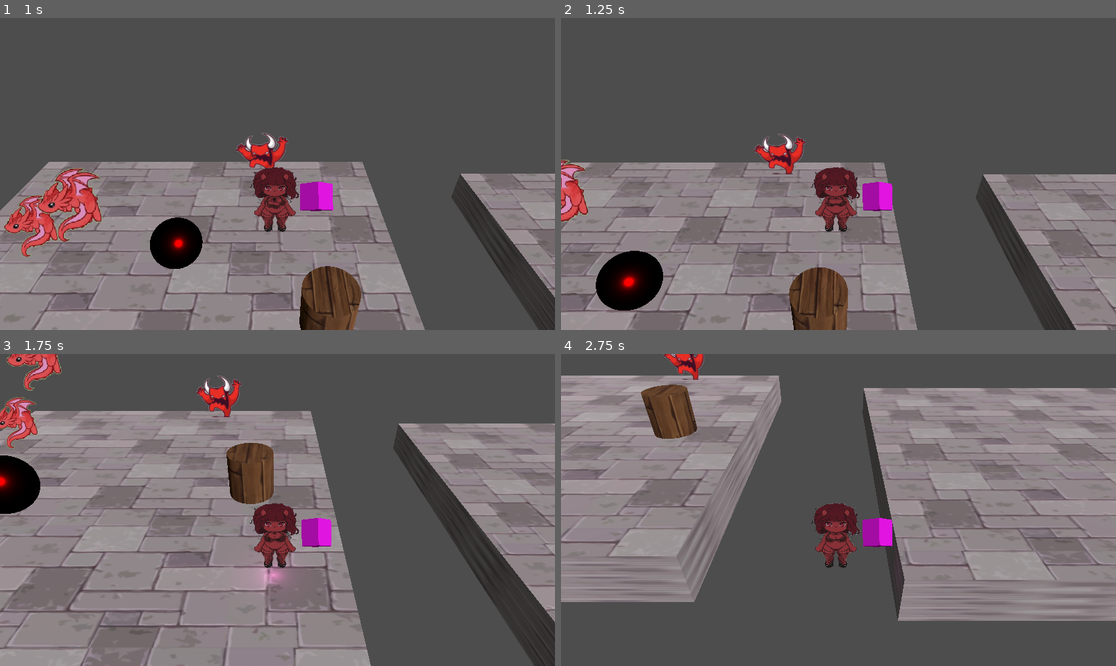
Above: before the commit, frames 1-4 (two rows, left to right).
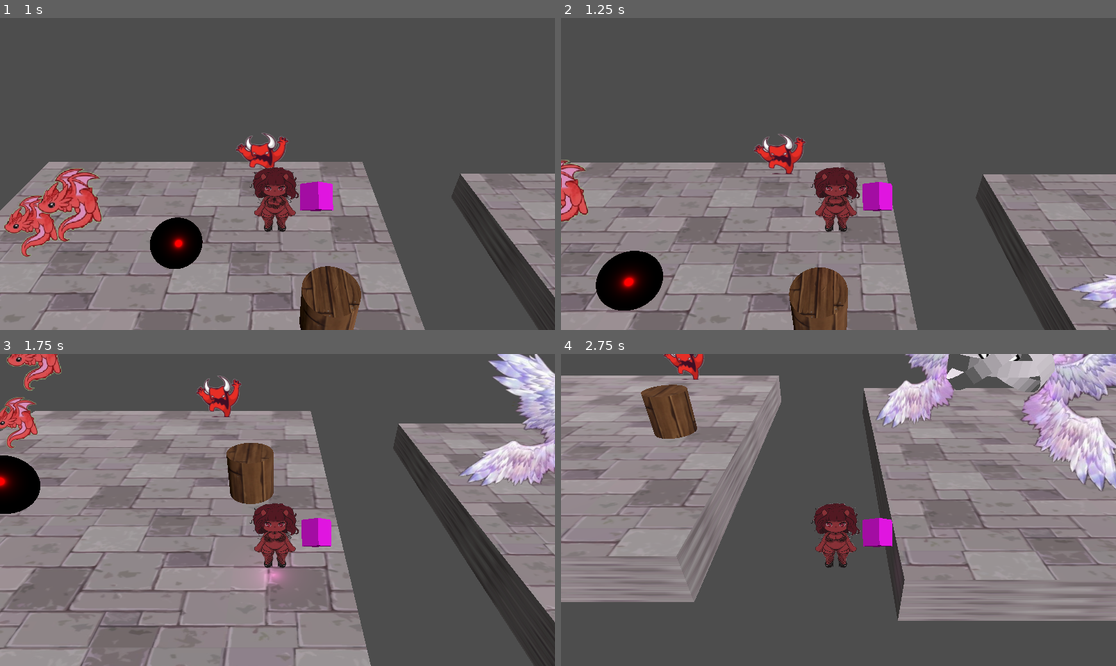
Above: after the commit, the same moments.

Repository: nazhG-mk2/babel_tower
Game: Godot game, scene res://node_3d.tscn
Two runs of this game, one before a commit and one after it. Both use one fixed random seed, a clock stepped at 60 frames per second and the inputs below.
Inputs:
- Up to frame 1 (1 s): tap Enter (ui_accept) at 0.5, 0.77 s; hold Right (ui_right) from 0.53 s (still down); tap Z (attack) at 0.6 s
- Up to frame 2 (1.25 s): keep holding Right (ui_right)
- Up to frame 3 (1.75 s): release Right (ui_right) at 1.28 s; hold Down (ui_down) from 1.28 s (still down); tap X (dash) at 1.35 s; tap Enter (ui_accept) at 1.52 s
- Up to frame 4 (2.75 s): release Down (ui_down) at 2.03 s; hold Right (ui_right) from 2.03 s (still down); tap Z (attack) at 2.1 s

Frame 1 is identical in both runs. In frame 2, 0.5% of the frame differs, in the area x 91-100%, y 82-94%; in frame 3, 3.6%; in frame 4, 7.5%, in the area x 56-100%, y 0-44%.

Commit message:
rot rings

Diff:
--- a/Boss_01.tscn
+++ b/Boss_01.tscn
@@ -1,10 +1,12 @@
-[gd_scene load_steps=4 format=3 uid="uid://dmoi7eyujn0tq"]
+[gd_scene load_steps=5 format=3 uid="uid://dmoi7eyujn0tq"]
 
 [ext_resource type="PackedScene" uid="uid://buwjdqwf2f1u3" path="res://models/ring2.glb" id="1_6vd3r"]
+[ext_resource type="Script" path="res://boss_01.gd" id="1_ytlfq"]
 [ext_resource type="Texture2D" uid="uid://ccieyolgwnhq1" path="res://textures/ala_angel.png" id="2_g273d"]
 [ext_resource type="Texture2D" uid="uid://hjhvjluhrx1p" path="res://textures/ojo.png" id="3_uyxuh"]
 
 [node name="Node3D" type="Node3D"]
+script = ExtResource("1_ytlfq")
 
 [node name="Ring_External" parent="." instance=ExtResource("1_6vd3r")]
 transform = Transform3D(0.866025, 0.353553, 0.353553, 0, 0.707107, -0.707107, -0.5, 0.612372, 0.612372, 0, 0, 0)
--- /dev/null
+++ b/boss_01.gd
@@ -0,0 +1,11 @@
+extends Node3D
+
+# Velocidades de rotación para cada anillo
+@export var speed_external: float = 10.0
+@export var speed_middle: float = 20.0
+@export var speed_internal: float = 30.0
+
+func _process(delta):
+	$Ring_External.rotate_y(deg_to_rad(speed_external * delta))
+	$Ring_Middle.rotate_y(deg_to_rad(speed_middle * delta))
+	$Ring_Internal.rotate_y(deg_to_rad(speed_internal * delta))
--- a/node_3d.tscn
+++ b/node_3d.tscn
@@ -10,6 +10,7 @@
 [ext_resource type="PackedScene" uid="uid://buvwp2u8lq1vd" path="res://barrel.tscn" id="7_pwpmg"]
 [ext_resource type="Texture2D" uid="uid://cxnlxryqewq0s" path="res://textures/gabriela_01.png" id="8_heiuk"]
 [ext_resource type="Script" path="res://area_diag.gd" id="9_62h6j"]
+[ext_resource type="PackedScene" uid="uid://dmoi7eyujn0tq" path="res://Boss_01.tscn" id="11_i62p8"]
 
 [sub_resource type="CapsuleShape3D" id="CapsuleShape3D_rbj2s"]
 
@@ -285,3 +286,6 @@
 [node name="CollisionShape3D" type="CollisionShape3D" parent="area_diag"]
 transform = Transform3D(1, 0, 0, 0, 1, 0, 0, 0, 1, -0.0314484, 0, 0.0986328)
 shape = SubResource("BoxShape3D_dsnp0")
+
+[node name="Node3D" parent="." instance=ExtResource("11_i62p8")]
+transform = Transform3D(0.668586, 0, 0.743635, 0, 1, 0, -0.743635, 0, 0.668586, 10.3477, 1.99748, 1.53847)
Not shown: 1 places in node_3d.tscn that only renumber resources
